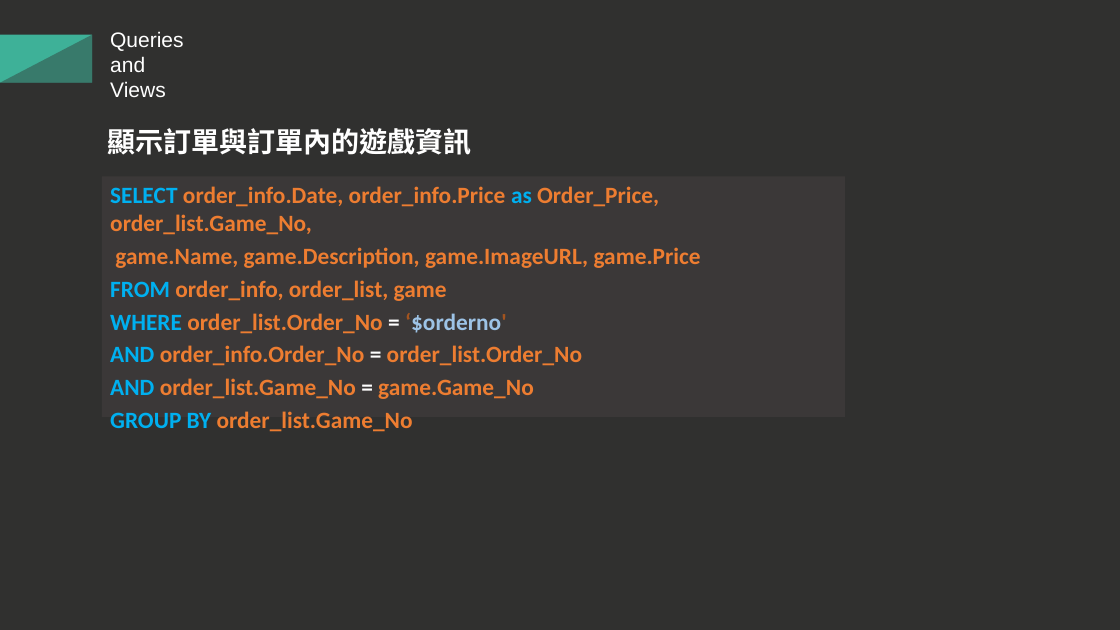
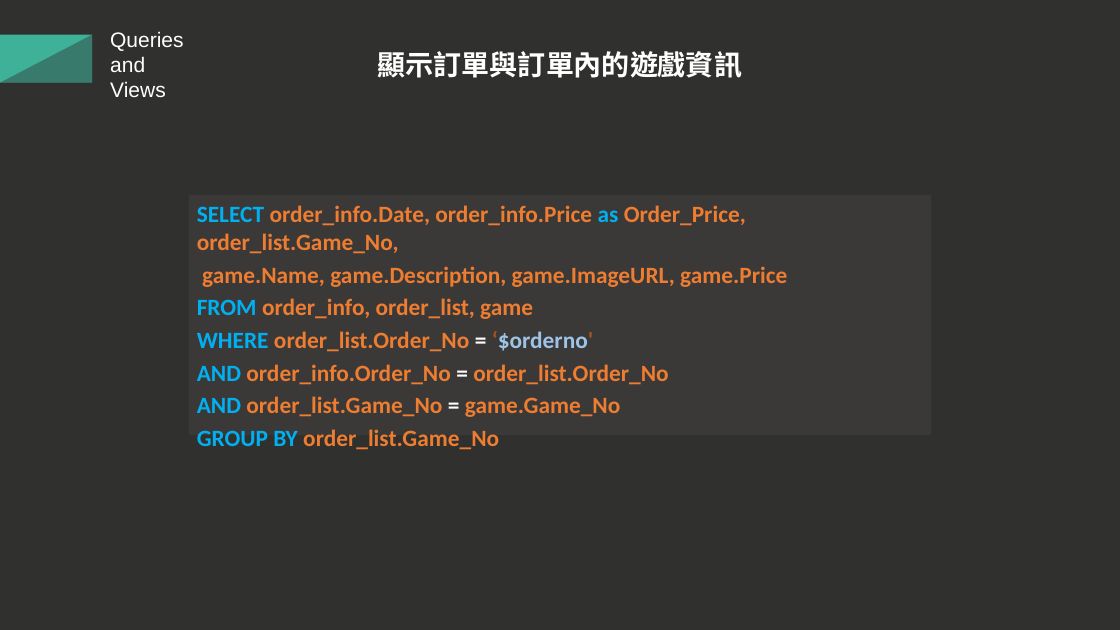
Before and after one commit to 13urgerKing/109-1DBMS, a slide deck: slide 11 of 109-1資料庫系統報告.pptx (slide 12 before the commit). Drawn at 1120x630 pixels with LibreOffice and Linux fonts; fonts in the diff are those of the drawing. Boxes give left, top, right and bottom in pixels: in the first picture for what was removed or moved away, otherwise in the second. Text is boxed around its words. In the diff, an @@ line names an element or a change of style, - is before the commit and + after.

```diff
--- a/109-1資料庫系統報告.pptx
+++ b/109-1資料庫系統報告.pptx
@@ text "顯示訂單與訂單內的遊戲資訊": place and size @@
-text "顯示訂單與訂單內的遊戲資訊" at <box>107,128,471,155</box>
+text "顯示訂單與訂單內的遊戲資訊" at <box>378,51,742,78</box>
@@ rectangle "SELECT order_info.Date, order_info.Price as Order_Price, ...": place and size @@
-rectangle "SELECT order_info.Date, order_info.Price as Order_Price, ..." at <box>102,176,844,417</box>
+rectangle "SELECT order_info.Date, order_info.Price as Order_Price, ..." at <box>188,195,931,435</box>
```
Also in this commit, not shown: 8 other slides changed, 2 slides added, 1 slide removed, 6 other files.
